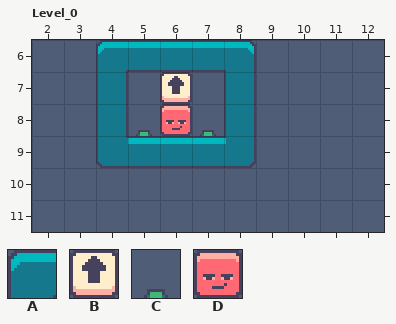
Level history. LDtk project: assets/world.ldtk. Above is the file before it was changed.
Cells are 16x16 px. Shown: Level_0 x 2..12, y 6..11. The commit also changed other parts of the map, which this record leaves out.
Key: from "IntGrid": A 1 "block"; from "SoftVibe20": B 52, C 69, D 71.
_ is an empty cell.
Objects are placed by their top-left corner, in cells (3,4 is the top-left corner of cell 3,4); size is 1x1 cell unless given.
Layers that did not change in this view are not listed.
Layer "IntGrid" before, first column x 2:
 6 __AAAAA____
 7 __A___A____
 8 __A___A____
 9 __AAAAA____
10 ___________
11 ___________
Objects on layer "Entities" before:
D "Player" at 6,8
C "JumpPower" at 5,8
B "Box" at 6,7
C "JumpPower" at 7,8
And afterwards:
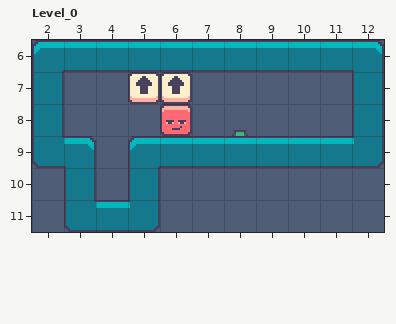
Commit message: Crate&Box&DisableBox
Edits made:
Layer "IntGrid":
Tile A now appears in row 6 at x 2 to 3 and 9 to 12; in rows 7 to 8 at x 2 and 12; in row 9 at x 2 to 3 and 9 to 12; in row 10 at x 3 and 5; in row 11 at x 3 to 5.
Tile A is removed in rows 7 to 8 at x 4 and 8; in row 9 at x 4.
Layer "Entities":
A new object: B "Box" at 5,7.
A new object: C "JumpPower" at 8,8.
Object C "JumpPower" at 5,8 is removed.
Object C "JumpPower" at 7,8 is removed.
